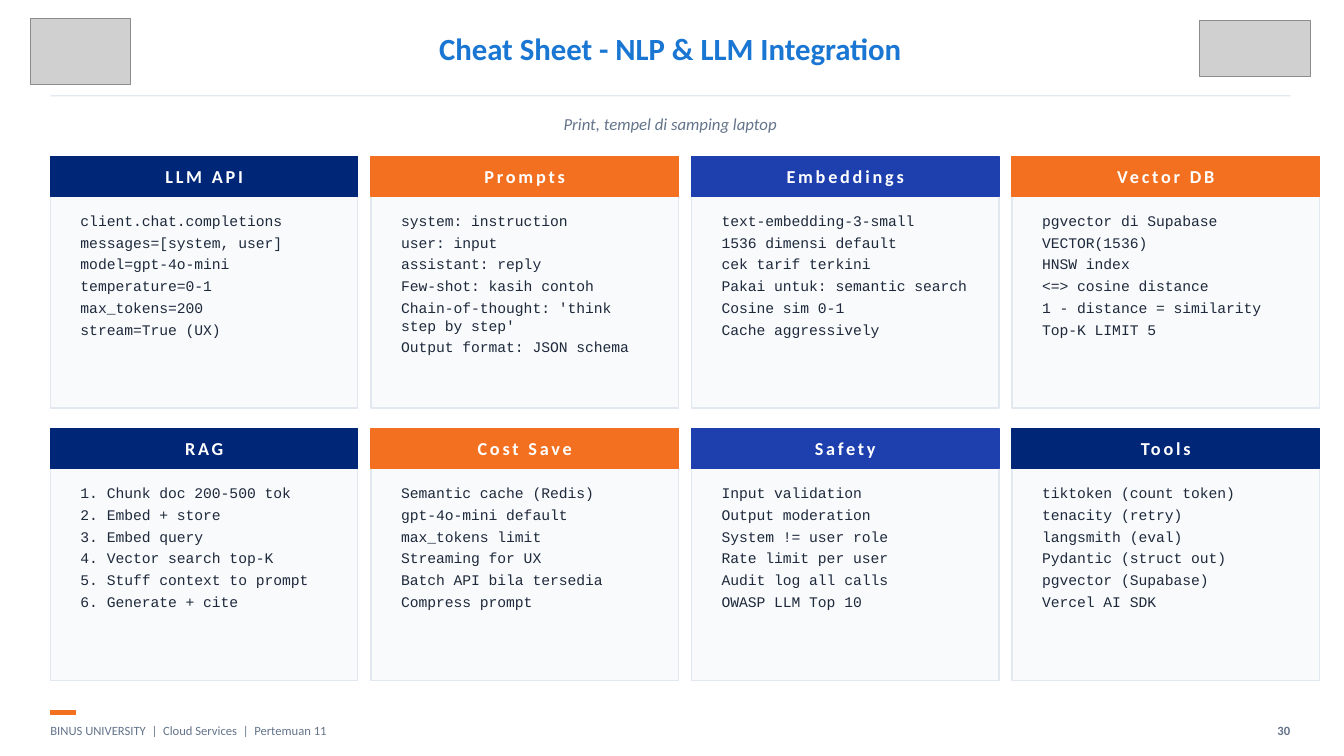
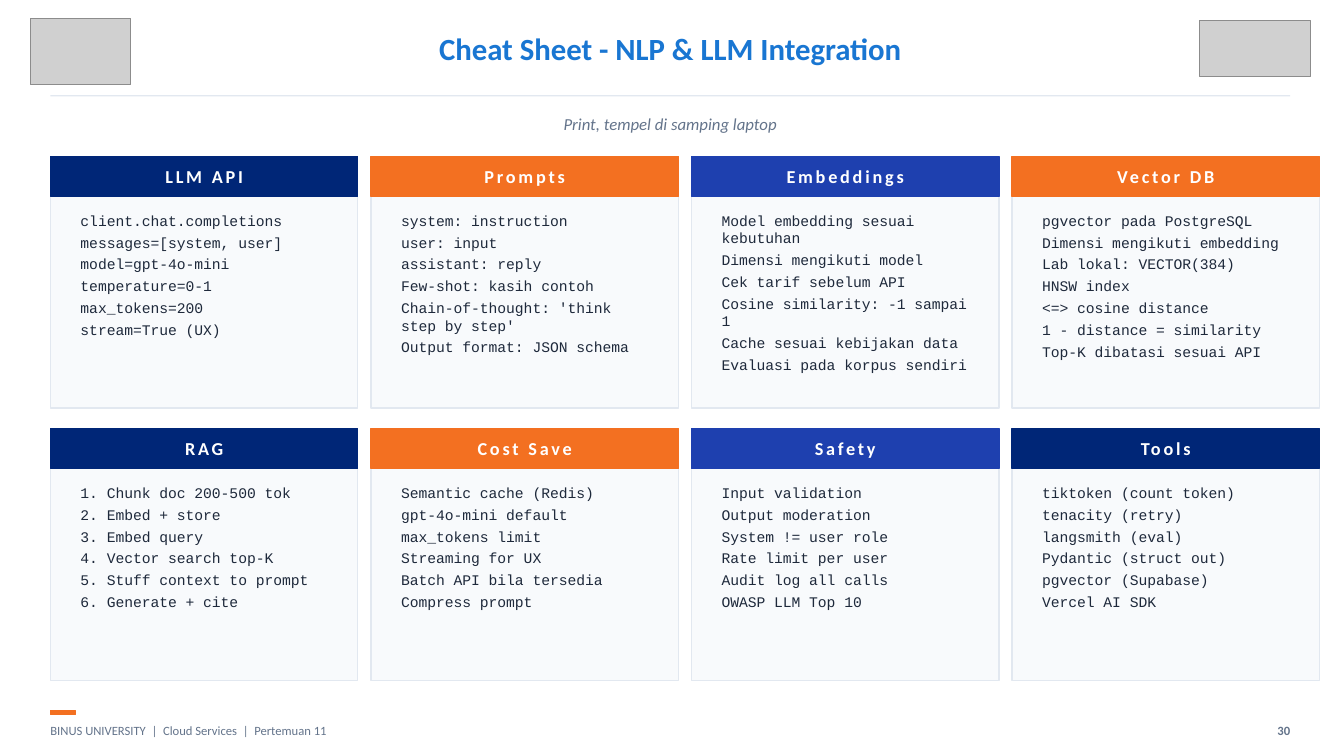
Before and after one commit to SeedFlora/meet11CloudService, a slide deck: slide 30 of slides/Teori_Pertemuan_11.pptx. Drawn at 1344x756 pixels with LibreOffice and Linux fonts; fonts in the diff are those of the drawing; grey boxes stand for pictures. Boxes give left, top, right and bottom in pixels: in the first picture for what was removed or moved away, otherwise in the second. Text is boxed around its words. In the diff, an @@ line names an element or a change of style, - is before the commit and + after.

```diff
--- a/slides/Teori_Pertemuan_11.pptx
+++ b/slides/Teori_Pertemuan_11.pptx
@@ text at box(722, 215, 967, 373): text changed @@
-text-embedding-3-small
-1536 dimensi default
-cek tarif terkini
-Pakai untuk: semantic search
-Cosine sim 0-1
-Cache aggressively
+Model embedding sesuai kebutuhan
+Dimensi mengikuti model
+Cek tarif sebelum API
+Cosine similarity: -1 sampai 1
+Cache sesuai kebijakan data
+Evaluasi pada korpus sendiri
@@ text at box(1042, 215, 1279, 272): text changed @@
-pgvector di Supabase
-VECTOR(1536)
+pgvector pada PostgreSQL
+Dimensi mengikuti embedding
+Lab lokal: VECTOR(384)
@@ text at box(1042, 346, 1261, 360): text changed @@
-Top-K LIMIT 5
+Top-K dibatasi sesuai API
```
Also in this commit, not shown: 8 other slides changed, 12 other files.
